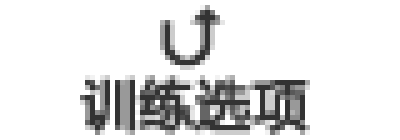
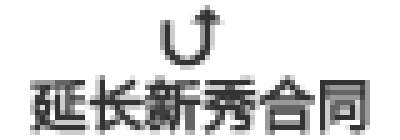
Layered file, before and after one edit (400 x 140). Changes by layer:
renamed "训练选项" to "延长新秀合同", painted on it over (x1=30, y1=75, x2=370, y2=135)
